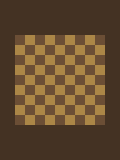
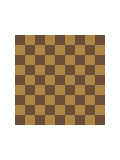
The second 120 x 160 image is a revision of the first. Changes to its layers:
hid "Layer 2" over (0, 18, 120, 160)
hid "Layer 0", painted on it over (0, 0, 120, 160)
